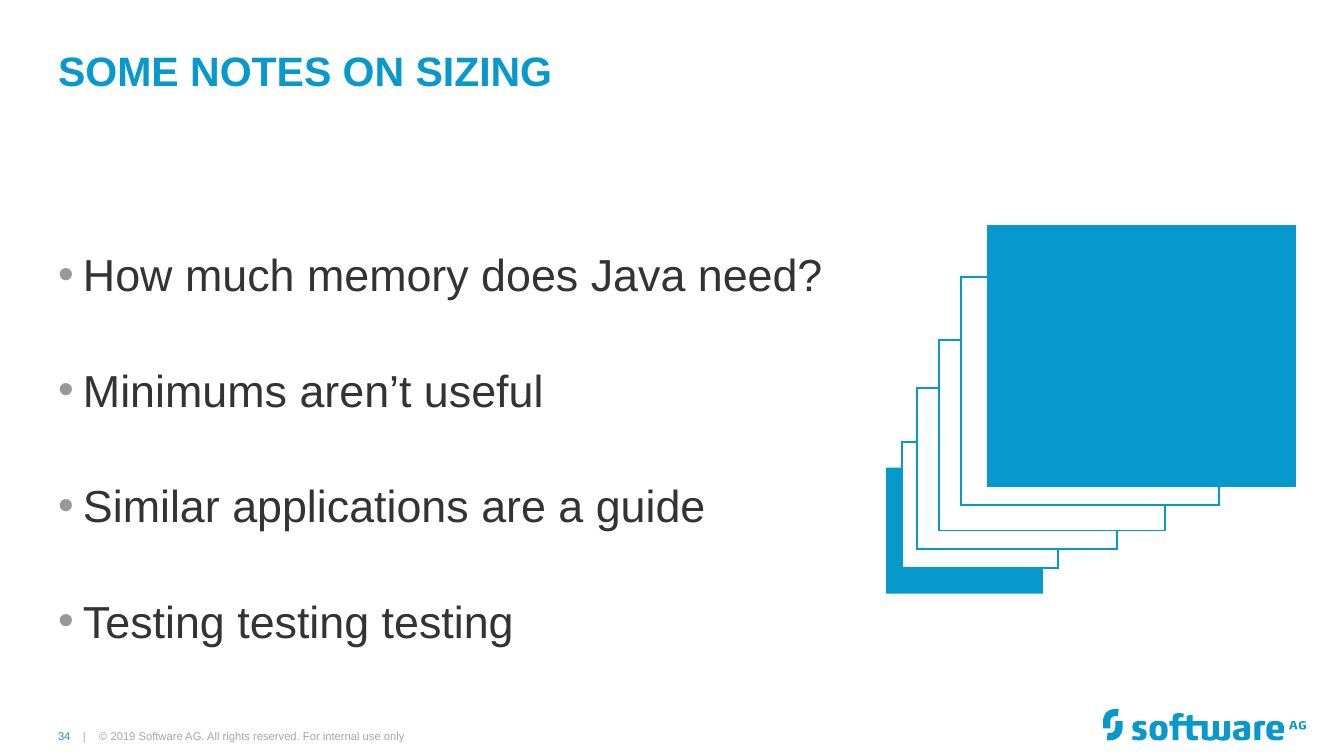
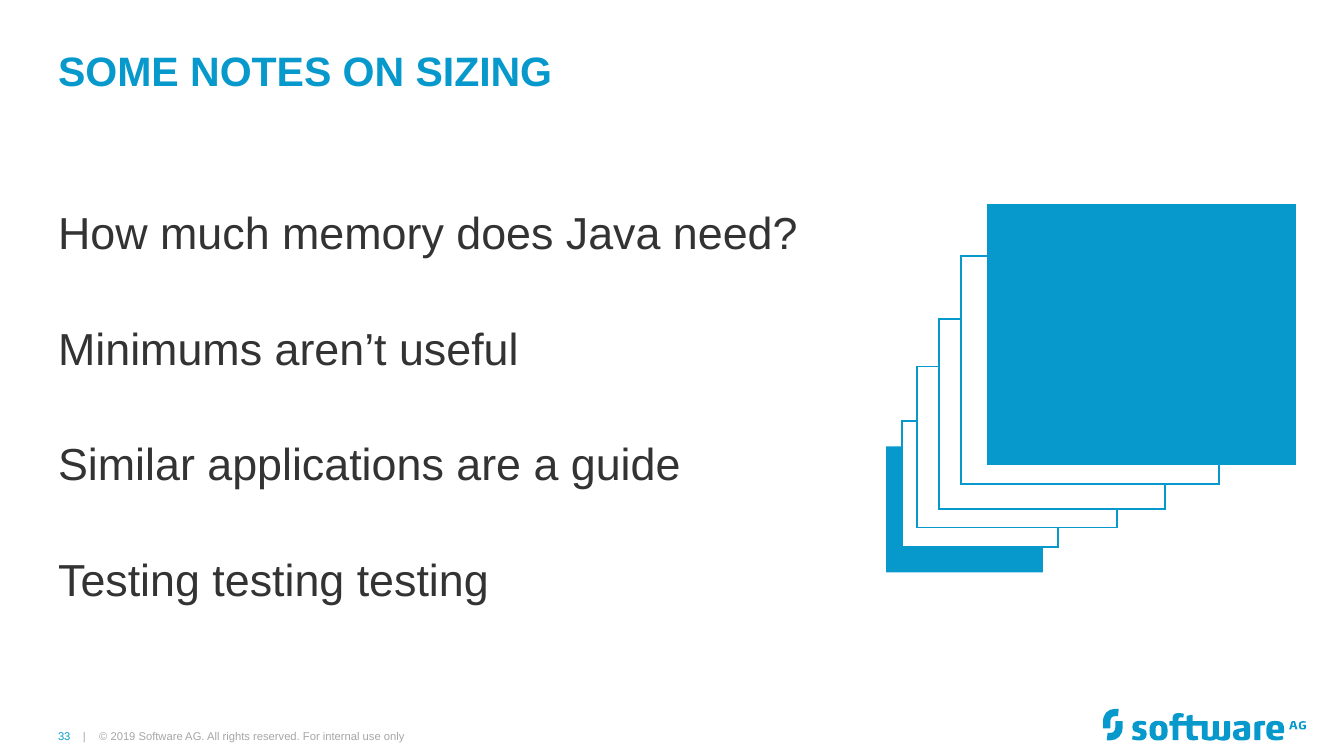
Before and after one commit to Cumulocity-IoT/apama-streaming-analytics-intro-training, a slide deck: slide 33 of Apama GAP Training.pptx (slide 34 before the commit). Drawn at 1344x756 pixels with LibreOffice and Linux fonts; fonts in the diff are those of the drawing; background and template pictures are left out. Boxes give left, top, right and bottom in pixels: in the first picture for what was removed or moved away, otherwise in the second. Text is boxed around its words. In the diff, an @@ line names an element or a change of style, - is before the commit and + after.

```diff
--- a/Apama GAP Training.pptx
+++ b/Apama GAP Training.pptx
@@ text "How much memory does Java ...": place and size @@
-text "How much memory does Java ..." at [83,258,823,647]
+text "How much memory does Java ..." at [58,216,798,605]
@@ text "How much memory does Java ..." at [58,216,798,605]: bullet • to none @@
@@ 6 rectangles: place and size @@
-6 rectangles at [886,226,1294,594]
+6 rectangles at [886,204,1294,573]
@@ page number at [58,732,70,740]: text changed @@
-34 |
+33 |
```
Also in this commit, not shown: 21 other slides changed, 1 slide added, 2 slides removed.
